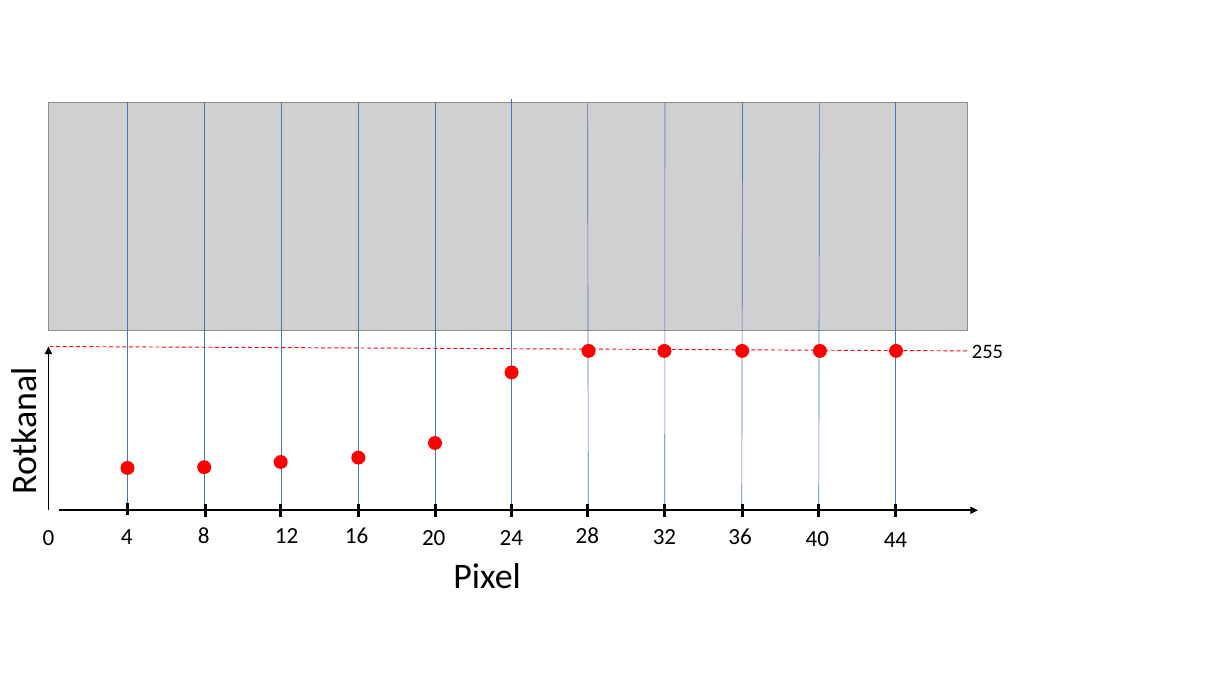
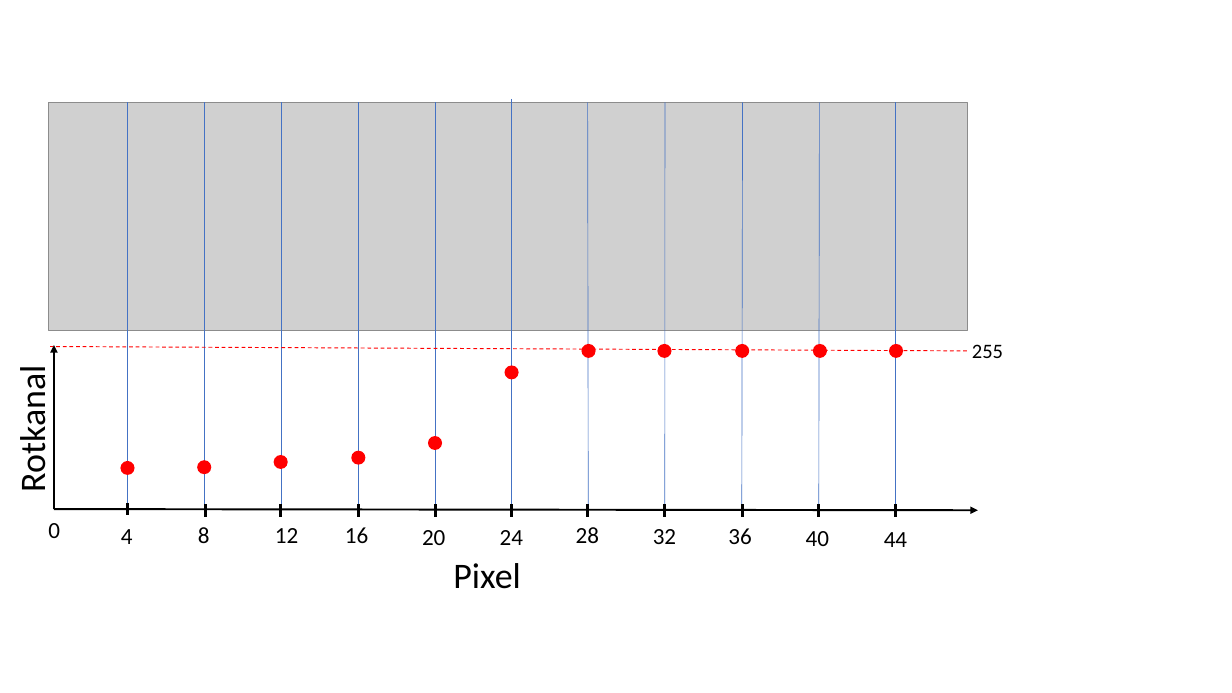
Before and after one commit to Chriss95De/Bachelors-Thesis-VHDL-Pattern-Detection, a slide deck: slide 37 of Dokumentation/Studienarbeit Oster/Grafiken.pptx. Drawn at 1232x693 pixels with LibreOffice and Linux fonts; fonts in the diff are those of the drawing; grey boxes stand for pictures. Boxes give left, top, right and bottom in pixels: in the first picture for what was removed or moved away, otherwise in the second. Text is boxed around its words. In the diff, an @@ line names an element or a change of style, - is before the commit and + after.

```diff
--- a/Dokumentation/Studienarbeit Oster/Grafiken.pptx
+++ b/Dokumentation/Studienarbeit Oster/Grafiken.pptx
@@ text "Rotkanal": place and size @@
-text "Rotkanal" at [2,379,46,490]
+text "Rotkanal" at [11,377,55,488]
@@ arrow moved from (49, 511) - (49, 347) to (54, 509) - (54, 345) @@
@@ arrow moved from (59, 510) - (978, 510) to (54, 509) - (978, 510) @@
@@ text "0": place and size @@
-text "0" at [43,530,55,545]
+text "0" at [48,523,60,538]
```
Also in this commit, not shown: 2 other files.
